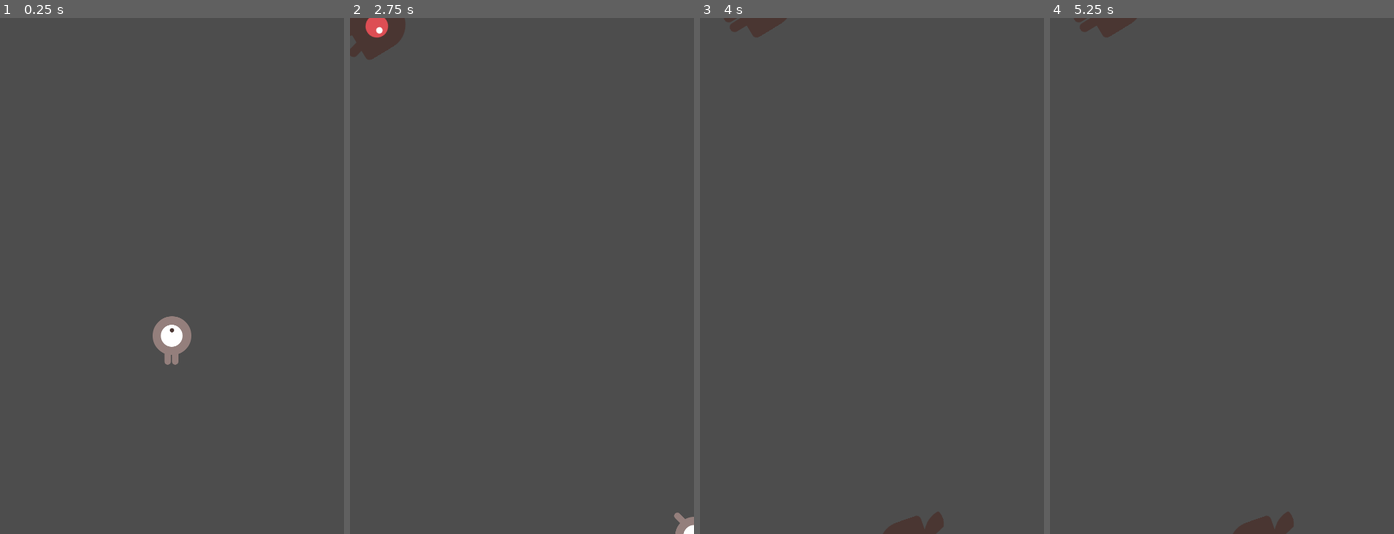
Above: before the commit, frames 1-4 (left to right).
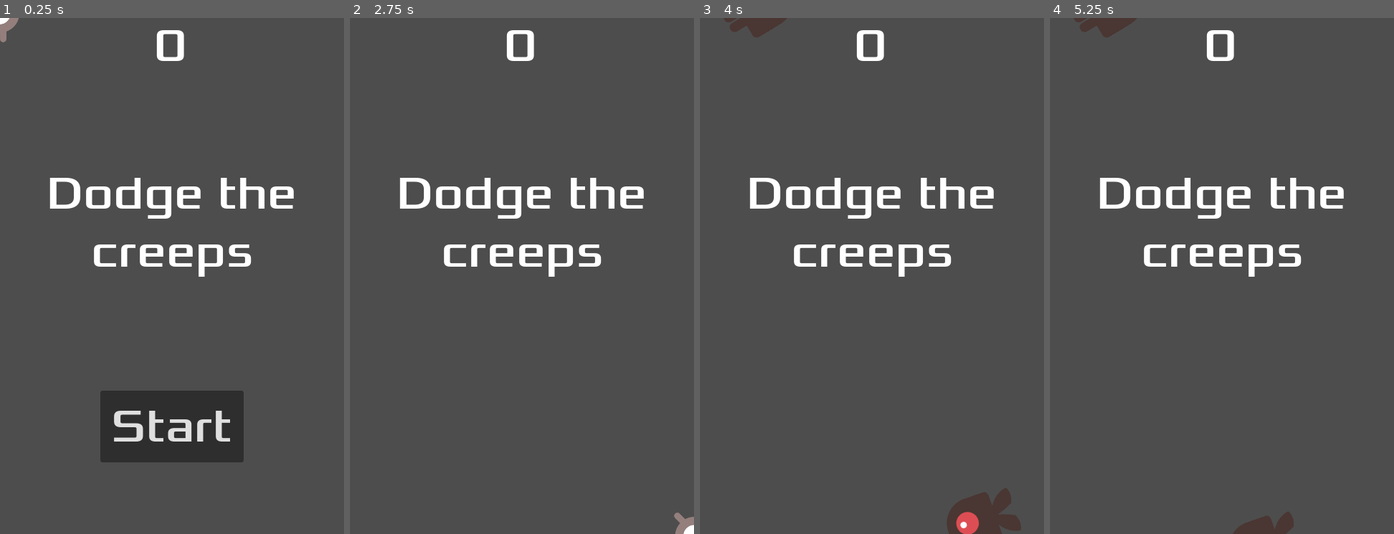
Above: after the commit, the same moments.

Repository: elabx/DodgeTheCreep
Game: Godot game, scene res://Main.tscn
The game is run twice, just before and just after one commit, with the same random seed, the same clock (stepped at 60 frames per second) and the same inputs.
Inputs (mouse positions are in pixels of both pictures, inside the frame that each line leads up to):
- Up to frame 1 (0.25 s): no input
- Up to frame 2 (2.75 s): click (522, 425) at 0.5 s, where only the run after the commit has a clickable "Start"; tap Enter at 1.25 s; hold Right (move_right) 1.28-2.03 s; hold Down (move_down) from 2.03 s (still down)
- Up to frame 3 (4 s): release Down (move_down) at 2.78 s; hold Right (move_right) 2.78-3.53 s; hold Up (move_up) from 3.53 s (still down)
- Up to frame 4 (5.25 s): release Up (move_up) at 4.28 s; hold Left (move_left) from 4.28 s (still down); tap Space at 5 s

The runs differ from the first frame. In frame 1, 9.7% of the frame differs, in the area x 0-86%, y 0-87%; in frame 2, 4.1%; in frame 3, 4.8%; in frame 4, 3.1%.

Commit message:
hud updates

Diff:
--- a/HUD.gd
+++ b/HUD.gd
@@ -21,3 +21,11 @@
 
 func update_score(score):
 	$ScoreLabel.text = str(score)
+
+
+func _on_message_timer_timeout():
+	$Message.hide()
+
+func _on_start_button_pressed():
+	$StartButton.hide()
+	start_game.emit()
--- a/HUD.tscn
+++ b/HUD.tscn
@@ -7,18 +7,31 @@
 script = ExtResource("1_pi67t")
 
 [node name="ScoreLabel" type="Label" parent="."]
-offset_left = 242.0
-offset_right = 282.0
-offset_bottom = 78.0
+anchors_preset = -1
+anchor_left = 0.5
+anchor_right = 0.5
+offset_left = -25.0
+offset_right = 25.0
+offset_bottom = 100.0
+grow_horizontal = 2
+size_flags_horizontal = 4
+size_flags_vertical = 0
 theme_override_fonts/font = ExtResource("1_70edu")
 theme_override_font_sizes/font_size = 64
 text = "0"
 
-[node name="Message" type="Label" parent="."]
-offset_left = 75.0
-offset_top = 147.0
-offset_right = 423.0
-offset_bottom = 309.0
+[node name="MessageLabel" type="Label" parent="."]
+anchors_preset = -1
+anchor_left = 0.5
+anchor_top = 0.5
+anchor_right = 0.5
+anchor_bottom = 0.5
+offset_left = -200.0
+offset_top = -150.0
+offset_right = 200.0
+grow_horizontal = 2
+grow_vertical = 2
+size_flags_horizontal = 0
 theme_override_fonts/font = ExtResource("1_70edu")
 theme_override_font_sizes/font_size = 64
 text = "Dodge the
@@ -26,12 +39,20 @@
 horizontal_alignment = 1
 
 [node name="StartButton" type="Button" parent="."]
-offset_left = 158.0
-offset_top = 390.0
-offset_right = 335.0
-offset_bottom = 476.0
+anchors_preset = -1
+anchor_left = 0.5
+anchor_top = 1.0
+anchor_right = 0.5
+anchor_bottom = 1.0
+offset_left = -100.0
+offset_top = -200.0
+offset_right = 100.0
+offset_bottom = -100.0
 theme_override_fonts/font = ExtResource("1_70edu")
 theme_override_font_sizes/font_size = 64
 text = "Start"
 
-[node name="Timer" type="Timer" parent="."]
+[node name="MessageTimer" type="Timer" parent="."]
+
+[connection signal="pressed" from="StartButton" to="." method="_on_start_button_pressed"]
+[connection signal="timeout" from="MessageTimer" to="." method="_on_message_timer_timeout"]
--- a/Main.gd
+++ b/Main.gd
@@ -4,7 +4,7 @@
 var score
 
 func _ready():
-	new_game()
+	randomize()
 
 func game_over():
 	$ScoreTimer.stop()
--- a/Main.tscn
+++ b/Main.tscn
@@ -1,8 +1,9 @@
-[gd_scene load_steps=5 format=3 uid="uid://b2aido0chpr3a"]
+[gd_scene load_steps=6 format=3 uid="uid://b2aido0chpr3a"]
 
 [ext_resource type="PackedScene" uid="uid://cctf63cj0ea60" path="res://Player.tscn" id="1_4ygje"]
 [ext_resource type="Script" path="res://Main.gd" id="1_n4cwr"]
 [ext_resource type="PackedScene" uid="uid://vys1cadjwp40" path="res://Mob.tscn" id="2_hxf5c"]
+[ext_resource type="PackedScene" uid="uid://dykivntxya01u" path="res://HUD.tscn" id="4_ls35g"]
 
 [sub_resource type="Curve2D" id="Curve2D_5f1og"]
 _data = {
@@ -33,7 +34,10 @@
 
 [node name="MobSpawnLocation" type="PathFollow2D" parent="MobPath"]
 
+[node name="HUD" parent="." instance=ExtResource("4_ls35g")]
+
 [connection signal="hit" from="Player" to="." method="game_over"]
 [connection signal="timeout" from="MobTimer" to="." method="_on_mob_timer_timeout"]
 [connection signal="timeout" from="ScoreTimer" to="." method="_on_score_timer_timeout"]
 [connection signal="timeout" from="StartTimer" to="." method="_on_start_timer_timeout"]
+[connection signal="start_game" from="HUD" to="." method="new_game"]
